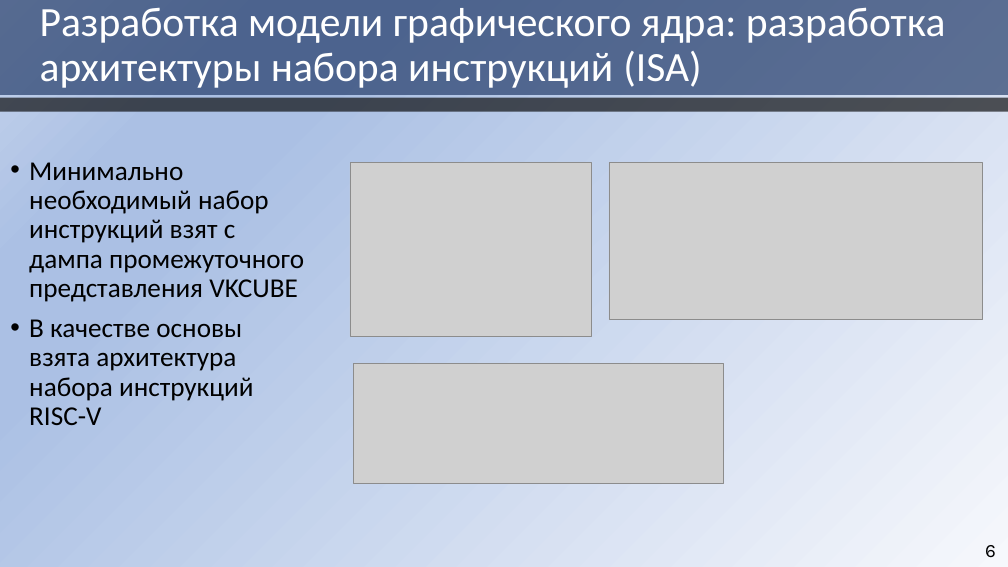
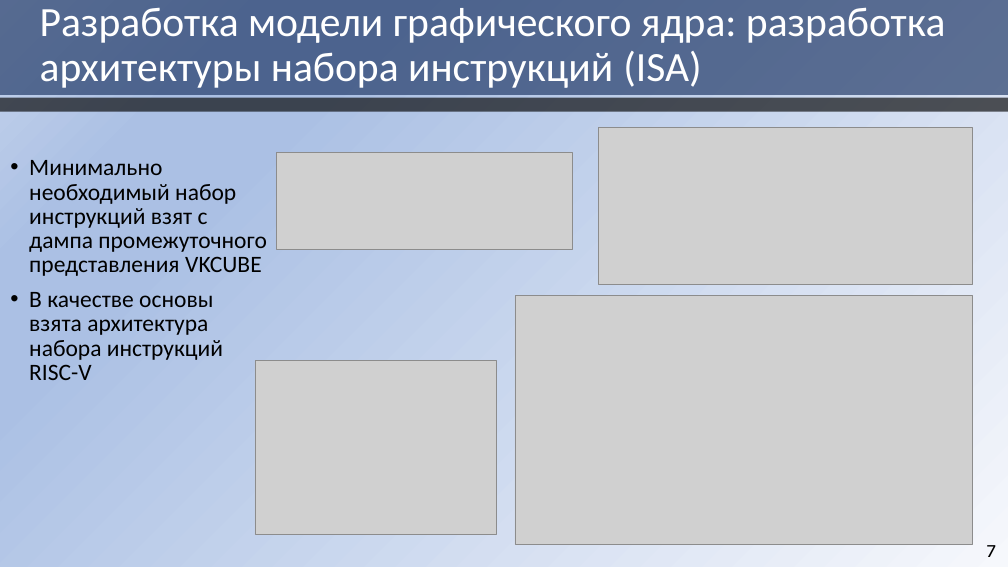
Before and after one commit to HaMeNopeDiot/hardware_gpu, a slide deck: slide 7 of docs/starukhin_dissertation/magister_pres.pptx (slide 6 before the commit). Drawn at 1008x567 pixels with LibreOffice and Linux fonts; fonts in the diff are those of the drawing; grey boxes stand for pictures. Boxes give left, top, right and bottom in pixels: in the first picture for what was removed or moved away, otherwise in the second. Text is boxed around its words. In the diff, an @@ line names an element or a change of style, - is before the commit and + after.

```diff
--- a/docs/starukhin_dissertation/magister_pres.pptx
+++ b/docs/starukhin_dissertation/magister_pres.pptx
@@ picture moved from (x1=609, y1=163, x2=983, y2=320) to (x1=598, y1=128, x2=972, y2=285) @@
@@ text "Минимально необходимый набор инструкций взят ..." at (x1=29, y1=160, x2=267, y2=380): size 25.9 to 22.4 pt; line spacing 0.9 to 0.86 @@
@@ picture added at (x1=277, y1=153, x2=572, y2=250) @@
@@ picture added at (x1=515, y1=296, x2=972, y2=544) @@
@@ picture moved from (x1=350, y1=163, x2=591, y2=337) to (x1=255, y1=361, x2=496, y2=535) @@
@@ picture removed at (x1=354, y1=363, x2=724, y2=484) @@
@@ page number at (x1=987, y1=545, x2=996, y2=557): text changed @@
-6
+7
```
Also in this commit, not shown: 7 other slides changed, 4 slides added, 3 slides removed.
